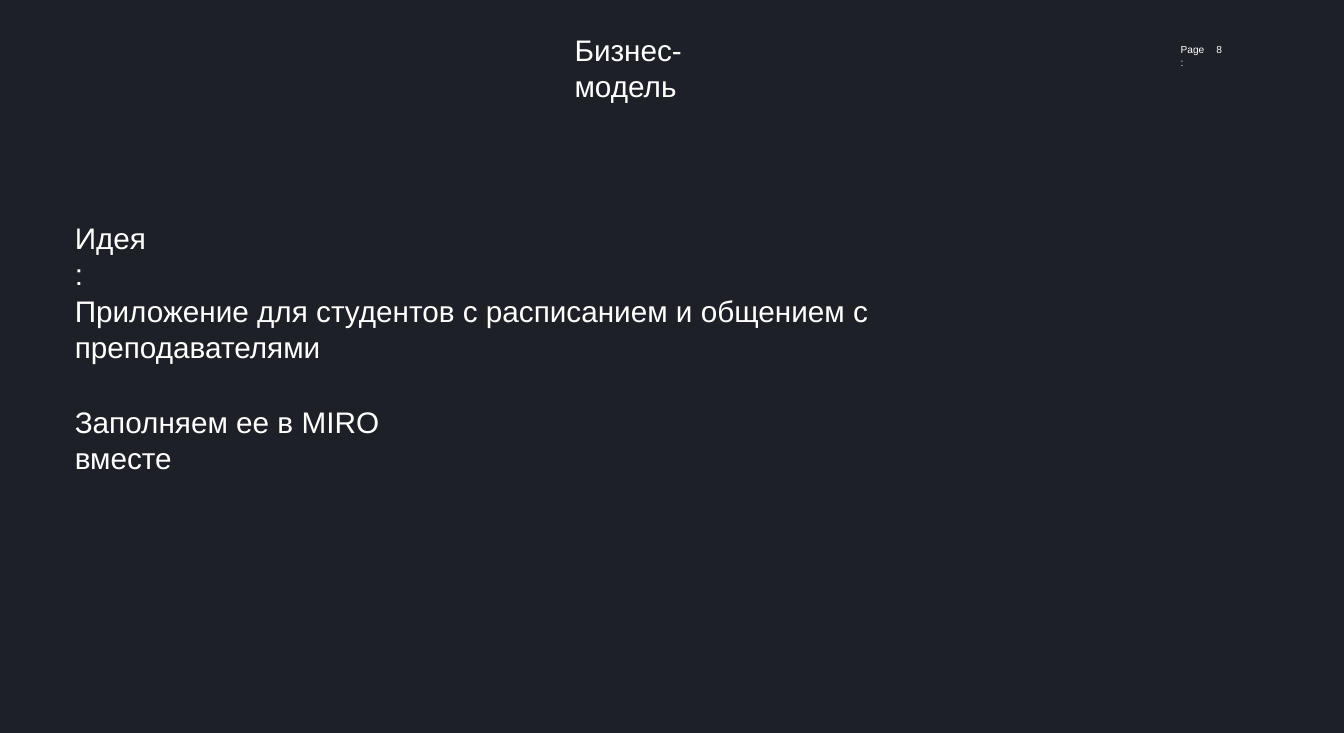
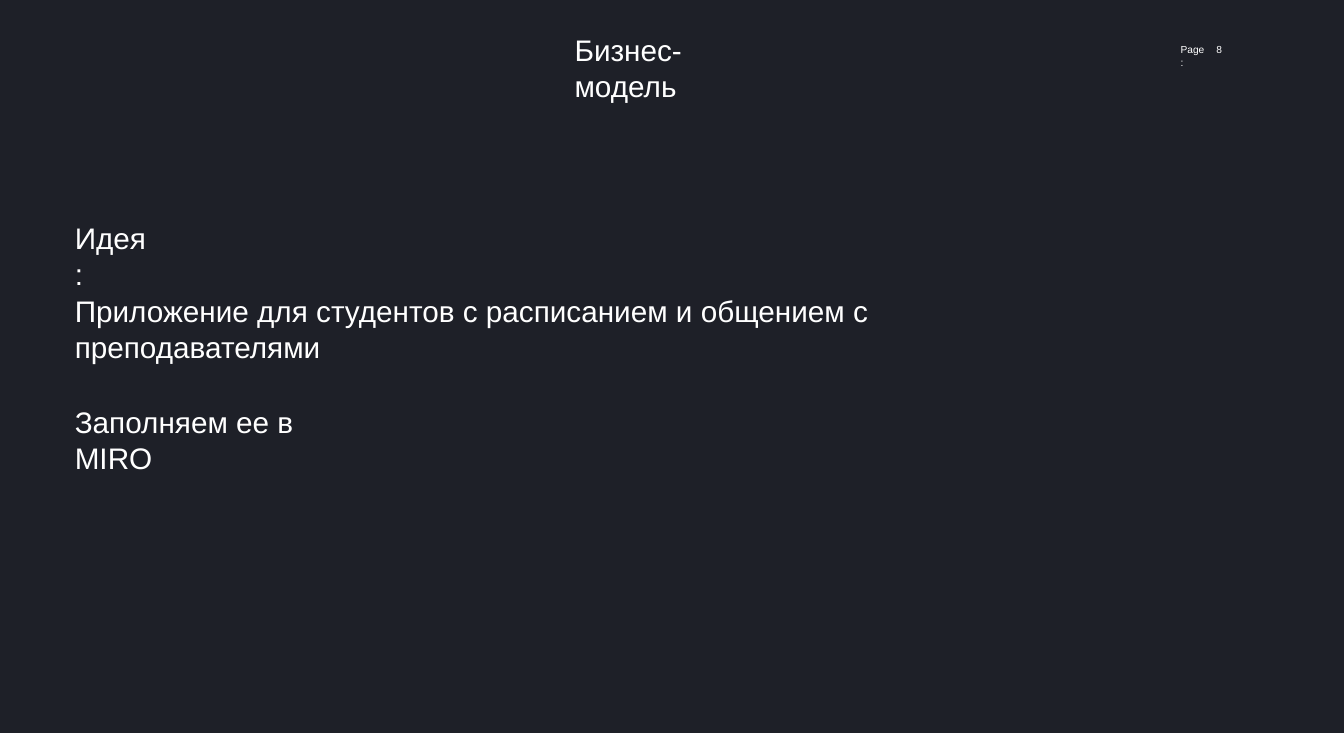
Before and after one commit to abat-voix/project-workshop, a slide deck: slide 8 of docs/мой_семинар/1. Выбираем продукт и строим бизнес-модель.pptx. Drawn at 1344x733 pixels with LibreOffice and Linux fonts; fonts in the diff are those of the drawing. Boxes give left, top, right and bottom in pixels: in the first picture for what was removed or moved away, otherwise in the second. Text is boxed around its words. In the diff, an @@ line names an element or a change of style, - is before the commit and + after.

```diff
--- a/docs/мой_семинар/1. Выбираем продукт и строим бизнес-модель.pptx
+++ b/docs/мой_семинар/1. Выбираем продукт и строим бизнес-модель.pptx
@@ text at bbox=[75, 412, 293, 470]: text changed @@
-Заполняем ее в MIRO вместе
+Заполняем ее в MIRO
```
Also in this commit, not shown: 2 other slides changed, 6 other files.
